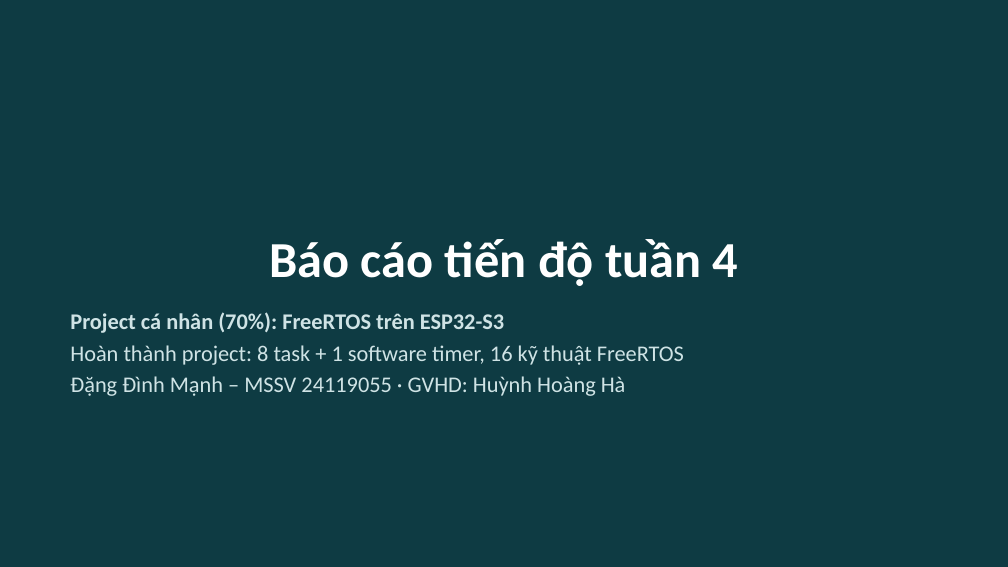
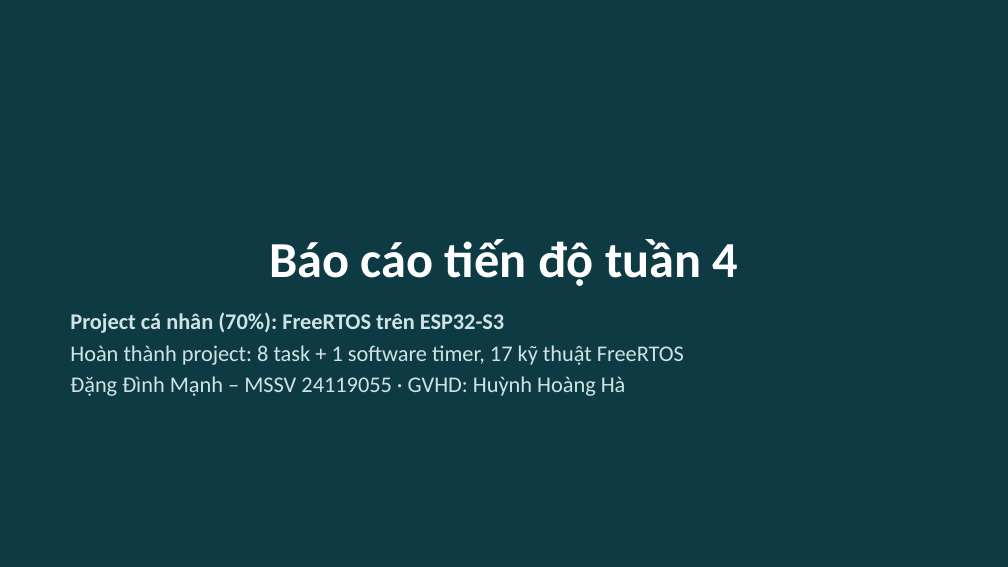
Before and after one commit to Astronaut216/rtos-freertos-esp32s3, a slide deck: slide 1 of 03_Reports/Slide_Tuan4_ProjectCaNhan.pptx. Drawn at 1008x567 pixels with LibreOffice and Linux fonts; fonts in the diff are those of the drawing. Boxes give left, top, right and bottom in pixels: in the first picture for what was removed or moved away, otherwise in the second. Text is boxed around its words. In the diff, an @@ line names an element or a change of style, - is before the commit and + after.

```diff
--- a/03_Reports/Slide_Tuan4_ProjectCaNhan.pptx
+++ b/03_Reports/Slide_Tuan4_ProjectCaNhan.pptx
@@ text at box(70, 345, 684, 365): text changed @@
-Hoàn thành project: 8 task + 1 software timer, 16 kỹ thuật FreeRTOS
+Hoàn thành project: 8 task + 1 software timer, 17 kỹ thuật FreeRTOS
```
Also in this commit, not shown: 3 other slides changed, 21 other files.
